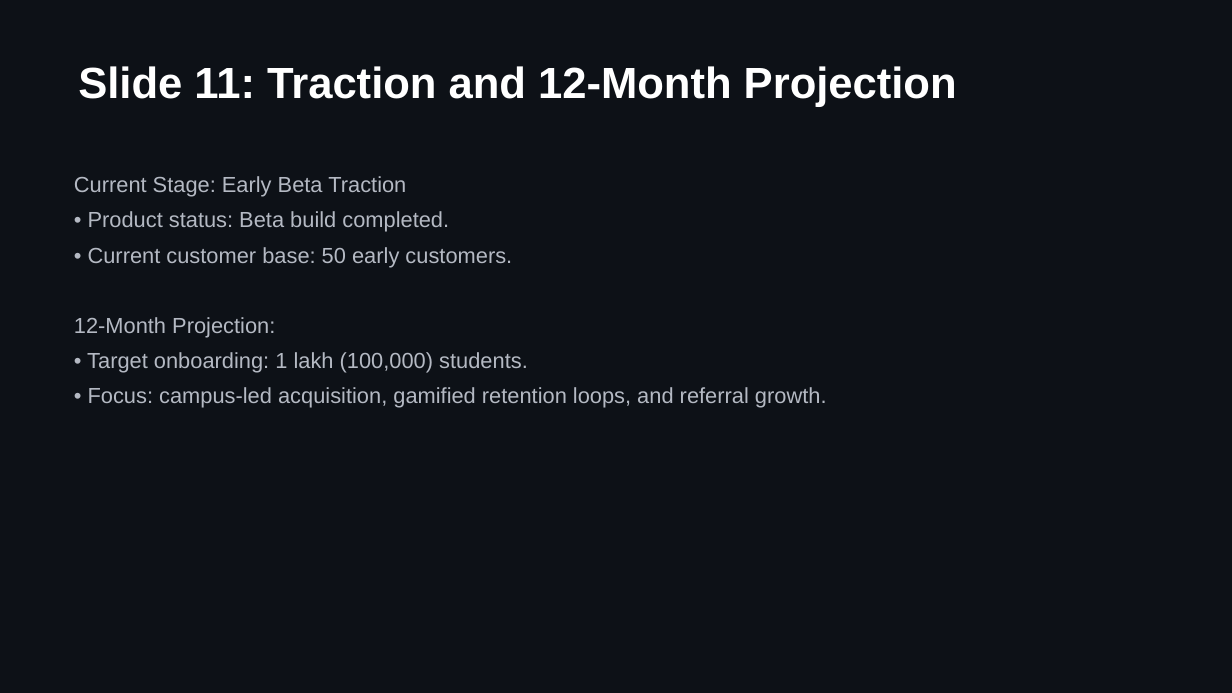
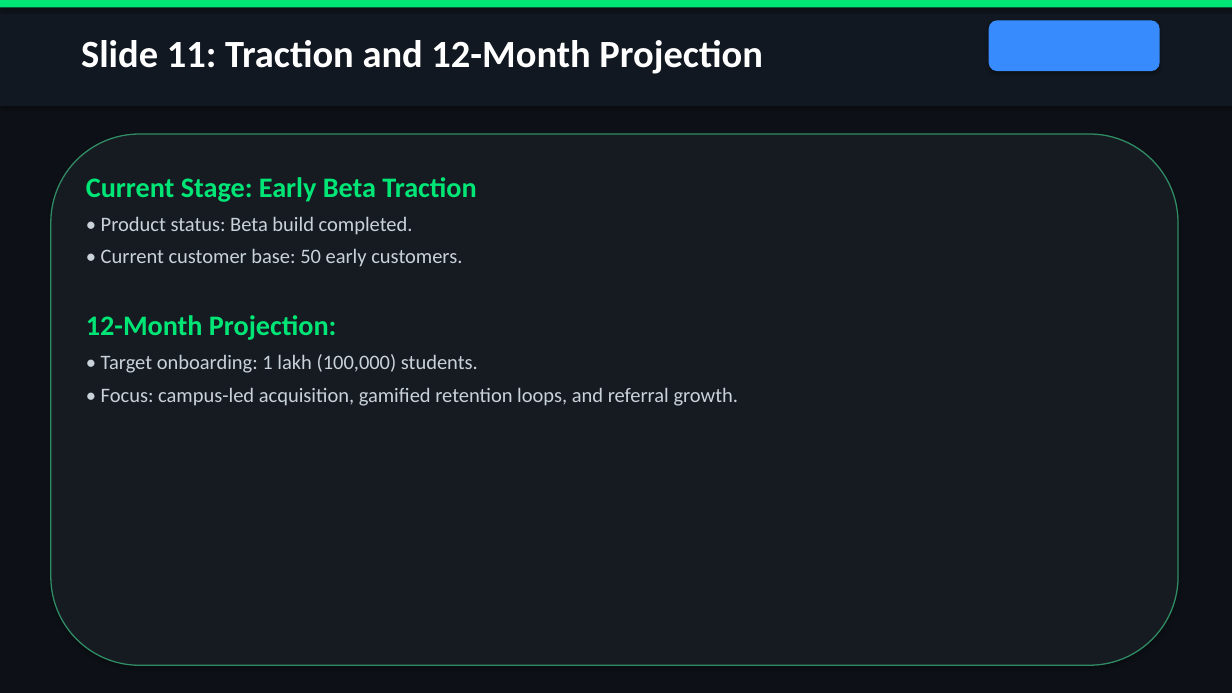
Before and after one commit to mthak/my-chatbot, a slide deck: slide 11 of RiseWise_Full_Investor_Deck.pptx. Drawn at 1232x693 pixels with LibreOffice and Linux fonts; fonts in the diff are those of the drawing. Boxes give left, top, right and bottom in pixels: in the first picture for what was removed or moved away, otherwise in the second. Text is boxed around its words. In the diff, an @@ line names an element or a change of style, - is before the commit and + after.

```diff
--- a/RiseWise_Full_Investor_Deck.pptx
+++ b/RiseWise_Full_Investor_Deck.pptx
@@ rectangle added at (0,0,1232,106), fill #121821 @@
@@ rectangle added at (0,0,1232,7), fill #00E676 @@
@@ text "Slide 11: Traction and 12-Month ...": place and size @@
-text "Slide 11: Traction and 12-Month ..." at (78,66,957,107)
+text "Slide 11: Traction and 12-Month ..." at (81,40,762,74)
@@ text "Slide 11: Traction and 12-Month ..." at (81,40,762,74): size 34 to 30 pt, font Arial to Calibri @@
@@ rounded rectangle added at (989,20,1160,71), fill #388BFD @@
@@ rounded rectangle added at (51,134,1178,665), fill #161B22, outline #308C64 1 pt @@
@@ text "Current Stage: Early Beta Traction": place and size @@
-text "Current Stage: Early Beta Traction" at (74,176,827,408)
+text "Current Stage: Early Beta Traction" at (86,177,739,406)
@@ text "Current Stage: Early Beta Traction" at (86,177,739,406): size 17 to 22 pt, text colour #B4B9C3 to #00E676, bold on in "Current Stage: Early Beta Traction", "12-Month Projection:"; font Arial to Calibri; size 17 to 16 pt, text colour #B4B9C3 to #C9D1D9 in "• Product status: Beta build completed.", "• Current customer base: 50 early customers.", "• Target onboarding: 1 lakh (100,000) students.", "• Focus: campus-led acquisition, gamified retention loops, ..."; less space between paragraphs @@
```
Also in this commit, not shown: 10 other slides changed.
